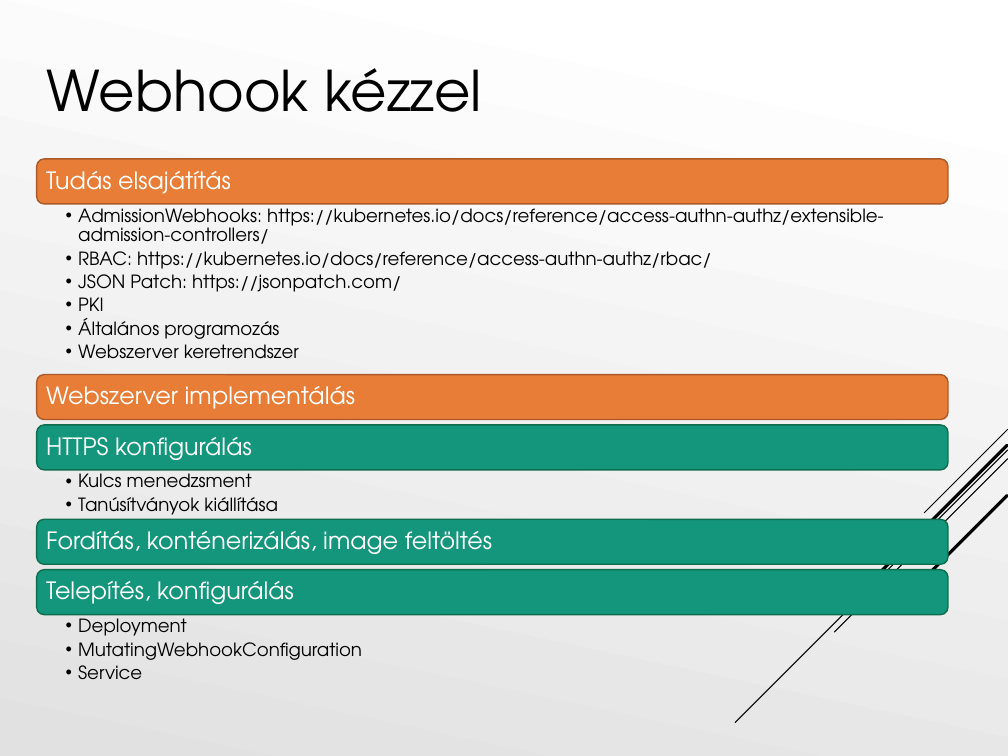
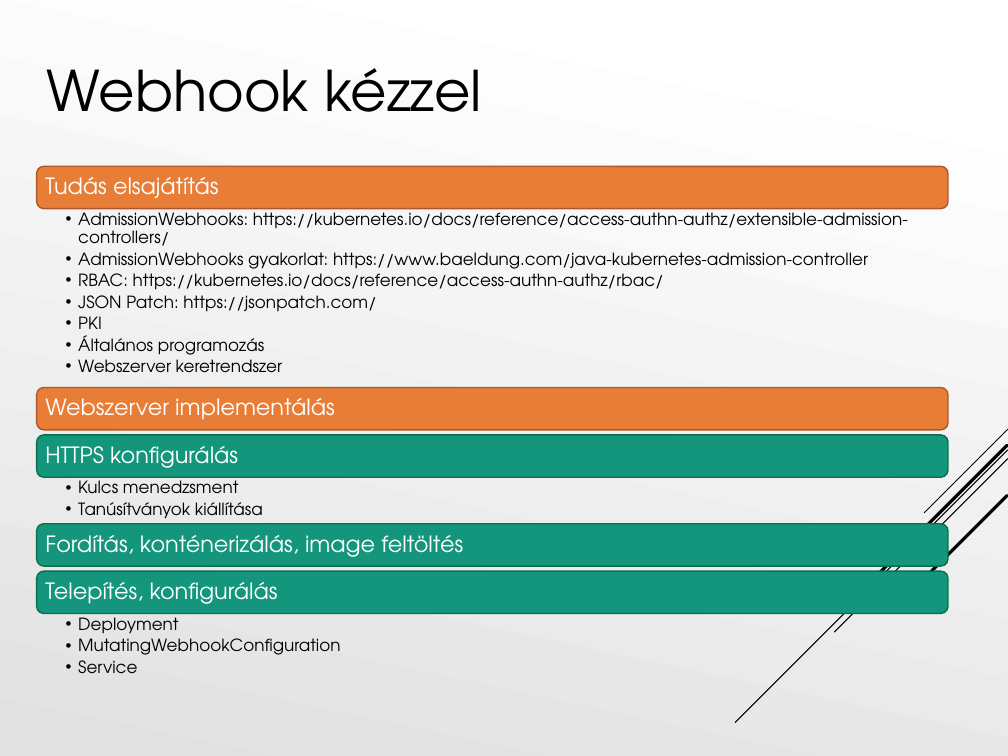
Before and after one commit to Tiegris/KonstrainR, a slide deck: slide 15 of ppt/prezi.pptx. Drawn at 1008x756 pixels with LibreOffice and Linux fonts; fonts in the diff are those of the drawing. Boxes give left, top, right and bottom in pixels: in the first picture for what was removed or moved away, otherwise in the second. Text is boxed around its words. In the diff, an @@ line names an element or a change of style, - is before the commit and + after.

```diff
--- a/ppt/prezi.pptx
+++ b/ppt/prezi.pptx
@@ 2 rounded rectangles, 1 text: place and size @@
-2 rounded rectangles, 1 text at box(36, 159, 948, 564)
+2 rounded rectangles, 1 text at box(36, 166, 948, 566)
@@ text at box(78, 207, 908, 373): size 13 to 12 pt in "AdmissionWebhooks: https://kubernetes.io/docs/reference/acce ...", "RBAC: https://kubernetes.io/docs/reference/access-authn-auth ...", "JSON Patch: https://jsonpatch.com/", "PKI" and 2 more places @@
@@ text at box(78, 252, 868, 274): paragraph added @@
+  • AdmissionWebhooks gyakorlat: https://www.baeldung.com/java-kubernetes-admission-controller
@@ 2 rounded rectangles, 1 text: place and size @@
-2 rounded rectangles, 1 text at box(36, 375, 948, 471)
+2 rounded rectangles, 1 text at box(36, 387, 948, 477)
@@ size 17 to 16 pt in 5 elements at box(45, 582, 278, 604), box(45, 535, 463, 557), box(45, 177, 219, 198), box(45, 446, 238, 468), box(45, 398, 335, 420) @@
@@ text "Webszerver implementálás": place and size @@
-text "Webszerver implementálás" at box(46, 386, 355, 409)
+text "Webszerver implementálás" at box(45, 398, 335, 420)
@@ text "Kulcs menedzsment" at box(78, 476, 263, 524): size 13 to 12 pt @@
@@ text "Deployment" at box(78, 612, 340, 674): size 13 to 12 pt @@
```
Also in this commit, not shown: 4 other slides changed.
